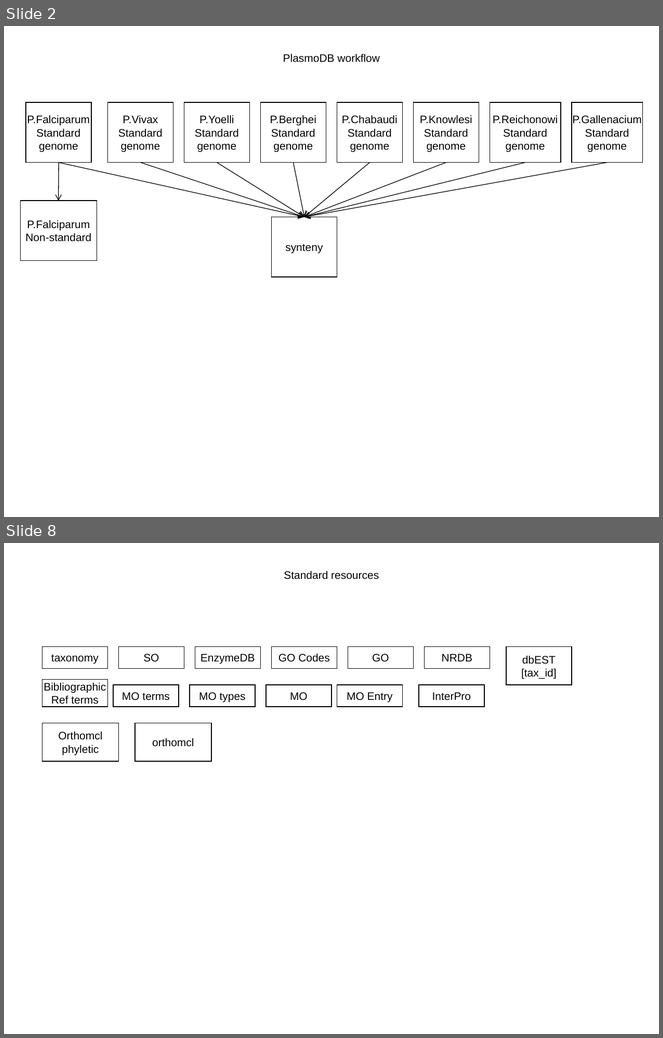
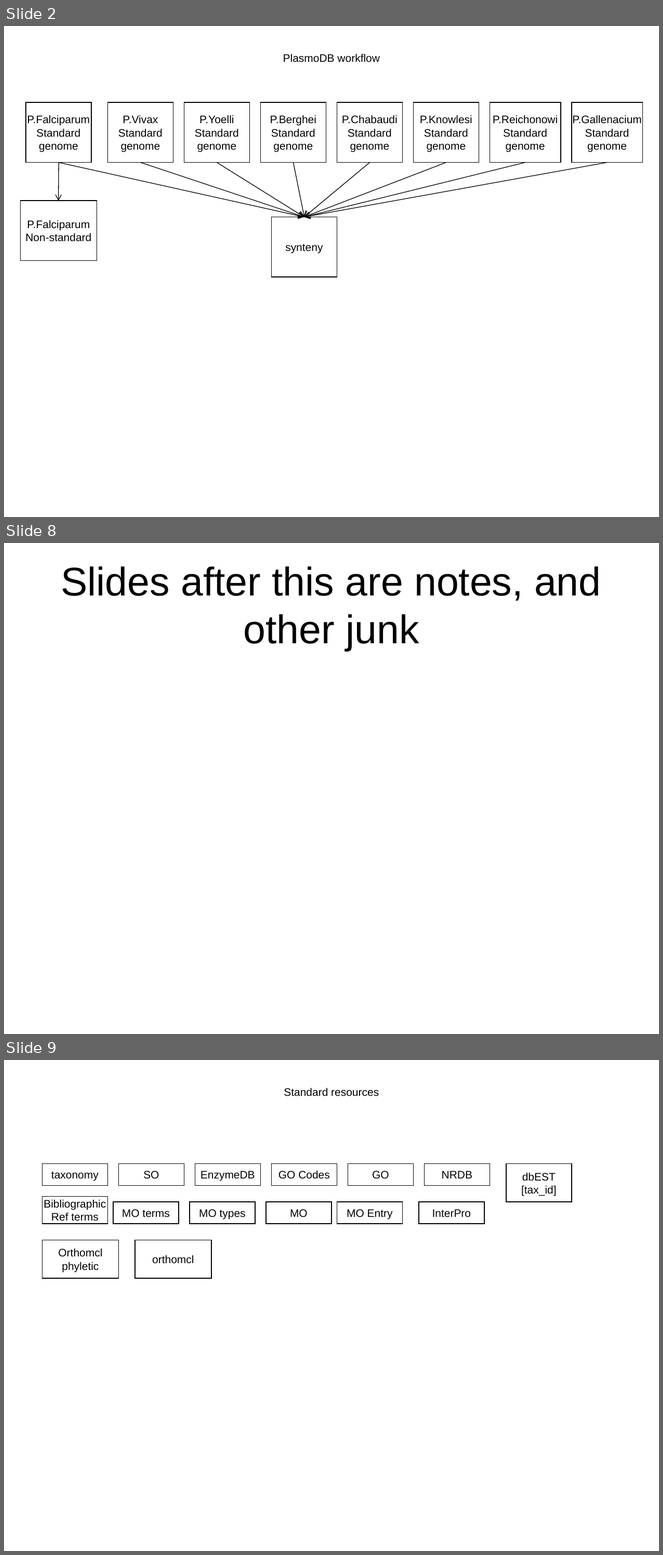
Before and after one commit to VEuPathDB/ApiCommonData, a slide deck: Load/doc/workflow/plasmodb/7.7/ApiWorkFlow.ppt. Shown one above the other, each under a label of ours: slides 2 and 8 before the commit, slides 2, 8 and 9 after it; the slides between them are not shown. The pictures are 663x1038 and 663x1555 pixels, drawn with LibreOffice and Linux fonts; fonts in the diff are those of the drawing. Boxes give left, top, right and bottom in pixels: in the first picture for what was removed or moved away, otherwise in the second. Text is boxed around its words. In the diff, an @@ line names an element or a change of style, - is before the commit and + after.

```diff
--- a/Load/doc/workflow/plasmodb/7.7/ApiWorkFlow.ppt
+++ b/Load/doc/workflow/plasmodb/7.7/ApiWorkFlow.ppt
@@ slide 8 added at <box>4,543,659,1034</box>, background #FFFFFF @@
@@ title added at <box>61,566,601,651</box>, 44 pt, text #000000 @@
+Slides after this are notes, and other junk
@@ what was slide 8 is now slide 9 @@
```
Also in this commit, not shown: 3 slides changed, 3 other slides added, 2 slides removed, 6 other files.
